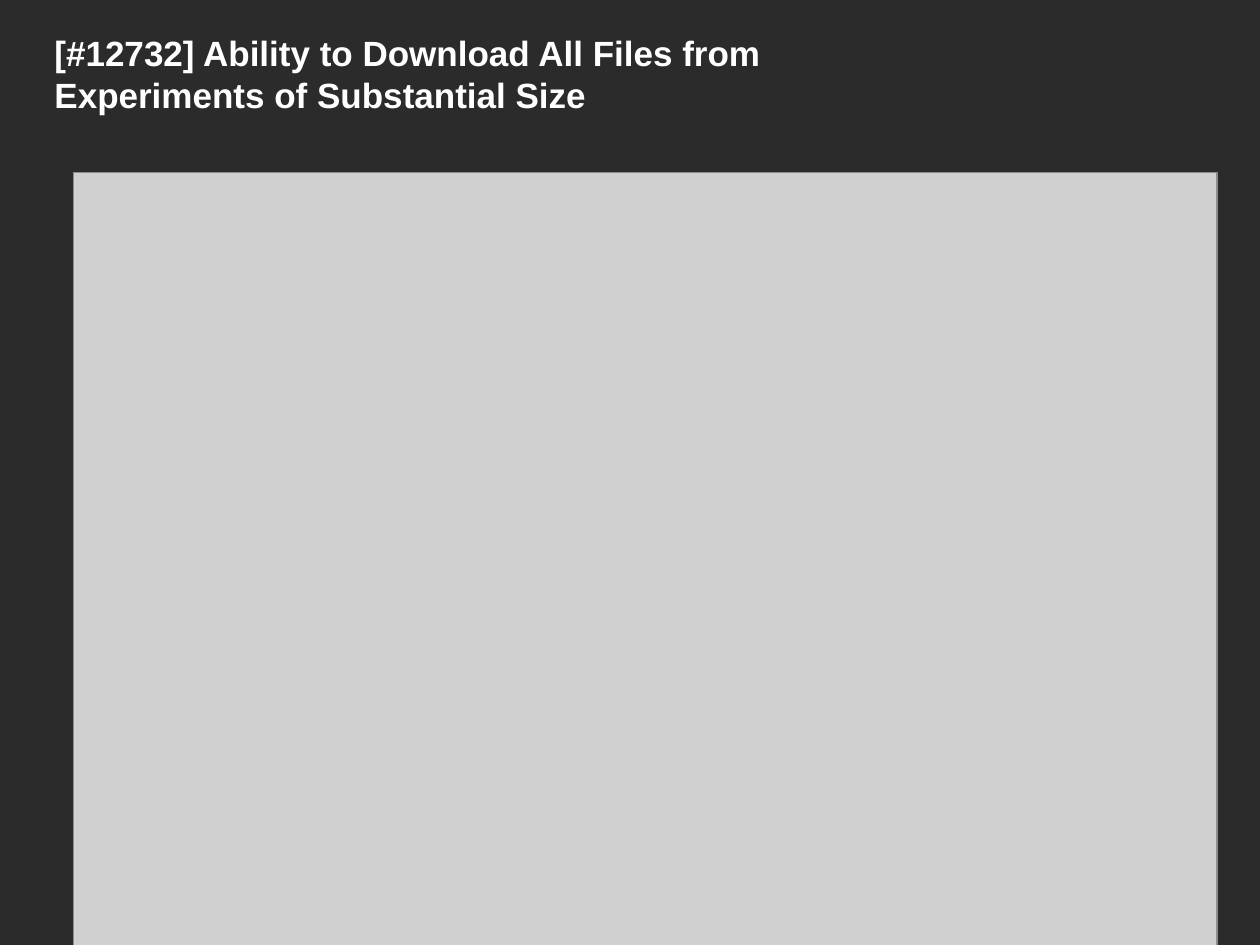
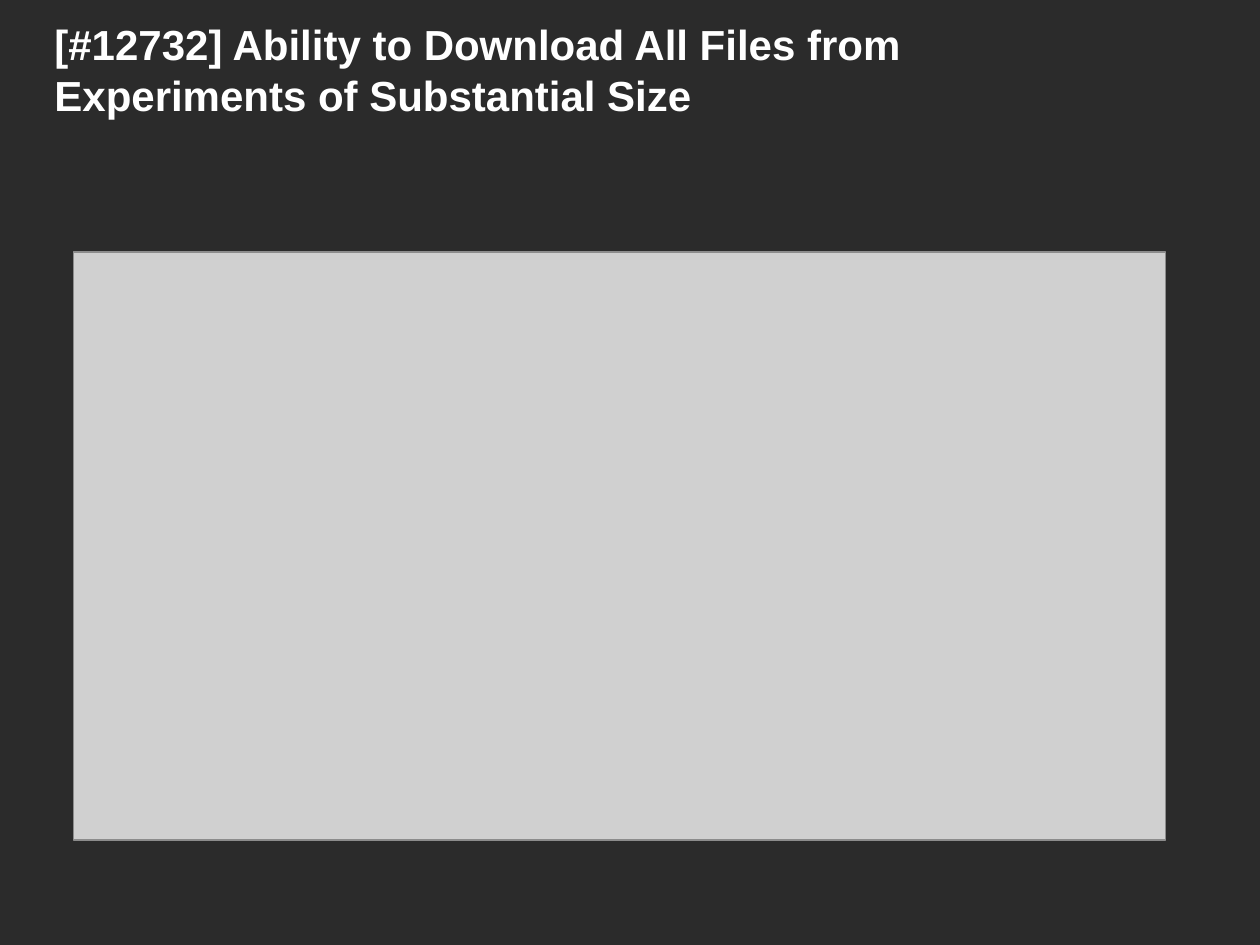
Before and after one commit to NCIP/caarray-docs, a slide deck: slide 5 of project_management/open_meetings/caArray User Community Meeting Apr2.ppt (slide 13 before the commit). Drawn at 1260x945 pixels with LibreOffice and Linux fonts; fonts in the diff are those of the drawing; grey boxes stand for pictures; background and template pictures are left out; a plain dark background stands for a picture behind light text. Boxes give left, top, right and bottom in pixels: in the first picture for what was removed or moved away, otherwise in the second. Text is boxed around its words. In the diff, an @@ line names an element or a change of style, - is before the commit and + after.

```diff
--- a/project_management/open_meetings/caArray User Community Meeting Apr2.ppt
+++ b/project_management/open_meetings/caArray User Community Meeting Apr2.ppt
@@ title "[#12732] Ability to Download All ..." at (54, 29, 900, 119): size 20 to 24 pt @@
@@ picture: place and size @@
-picture at (73, 173, 1217, 945)
+picture at (73, 252, 1166, 840)
```
Also in this commit, not shown: 6 other slides changed, 1 slide added, 5 slides removed.
